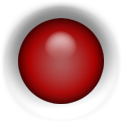
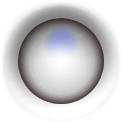
Two versions of the same layered image (122×122). Layer-by-layer changes:
added group "State3" with 2 layers above "State2" over 18, 18, 104, 104
added layer "Ebene 1 Kopie 5" in group "State3" over 18, 18, 104, 104
added layer "Ebene 1 Kopie 4" in group "State3" over 18, 18, 104, 104
moved "Ebene 1 Kopie 2" into group "State1" over 18, 18, 104, 104
moved "Ebene 1" into group "State1" over 18, 18, 104, 104
